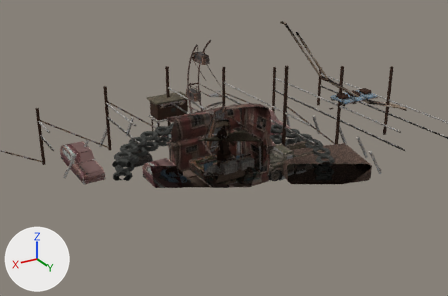
Two versions of the glTF model public/assets/models/wasteland/town/fun.glb, one commit apart.
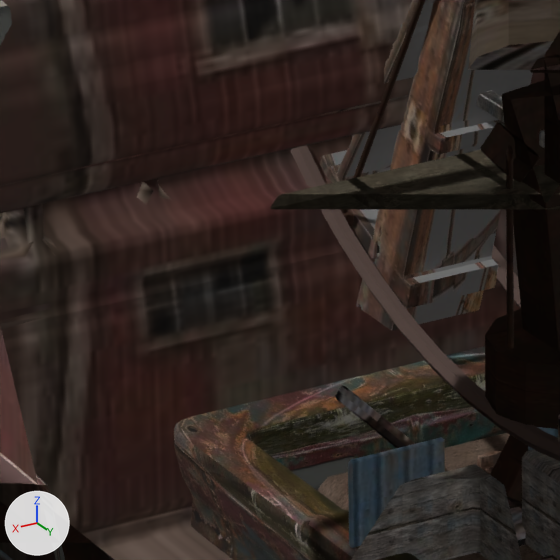
There are two pictures of each version: one from a 50 mm camera at (23.74, 39.61, 22.45) aimed at (-0.88, -1.41, 1.94), one close up on the part from 39% to 50% of the width and 41% to 58% of the height. Every picture has the same lights, and +X, +Y and +Z are marked at lower left. The last two pictures show the newer version. Everything nearer to the camera than a plane just in front of the edit is cut away. Where no turn or scale is listed for an object, it has been applied to the vertices.

The first close-up shows 'big-wheel:complete-rim-2', 'big-wheel:traced-a-frame', 'fountain:bonnet', 'fun-stall-a:hand-painted-target-1.5', 'fun-stall-b:patchwork-awning-3', 'fun-stall-b:patchwork-awning-4', 'fun-stall-b:sweets-crate-0', 'fun-stall-b:sweets-crate-1.6', 'statue:head', 'statue:torso', 'statue:waist-hub', 'tavern:body' and 22 more.
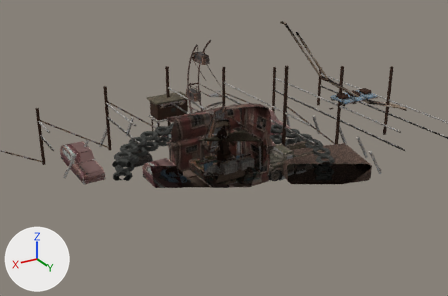
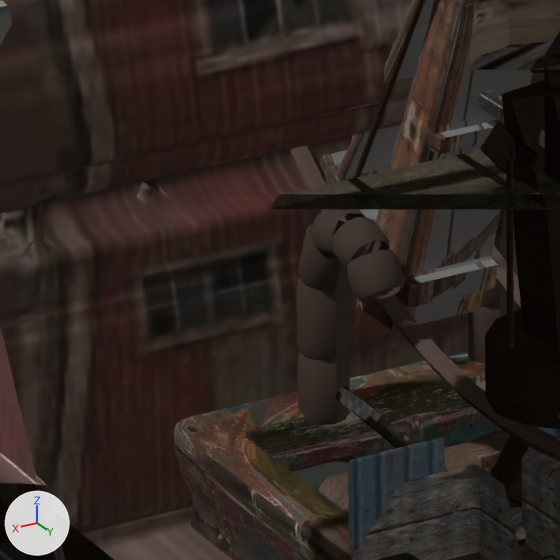
Commit message: Add photo-lathed fountain exhaust pipes

Location of each change, (x1, y1, x2, y2) in pixels of the close-ups (560 x 560 px):
'fountain:exhaust-pipes', added: after (296, 209, 507, 425)

What the commit changed:
Mesh me_fountain_exhaust_pipes is new.
It has 480 vertices, 720 faces and spans x -0.94..0.97, y -2.6..-1.19, z 0.92..2.75.
It uses material mat_photo___fountain_side (picture img_fountain_side).
Object 'fountain:exhaust-pipes' (ob_fountain_exhaust_pipes) is new; it shows me_fountain_exhaust_pipes.
Its location is (0.0, 0.0, 0.0).
